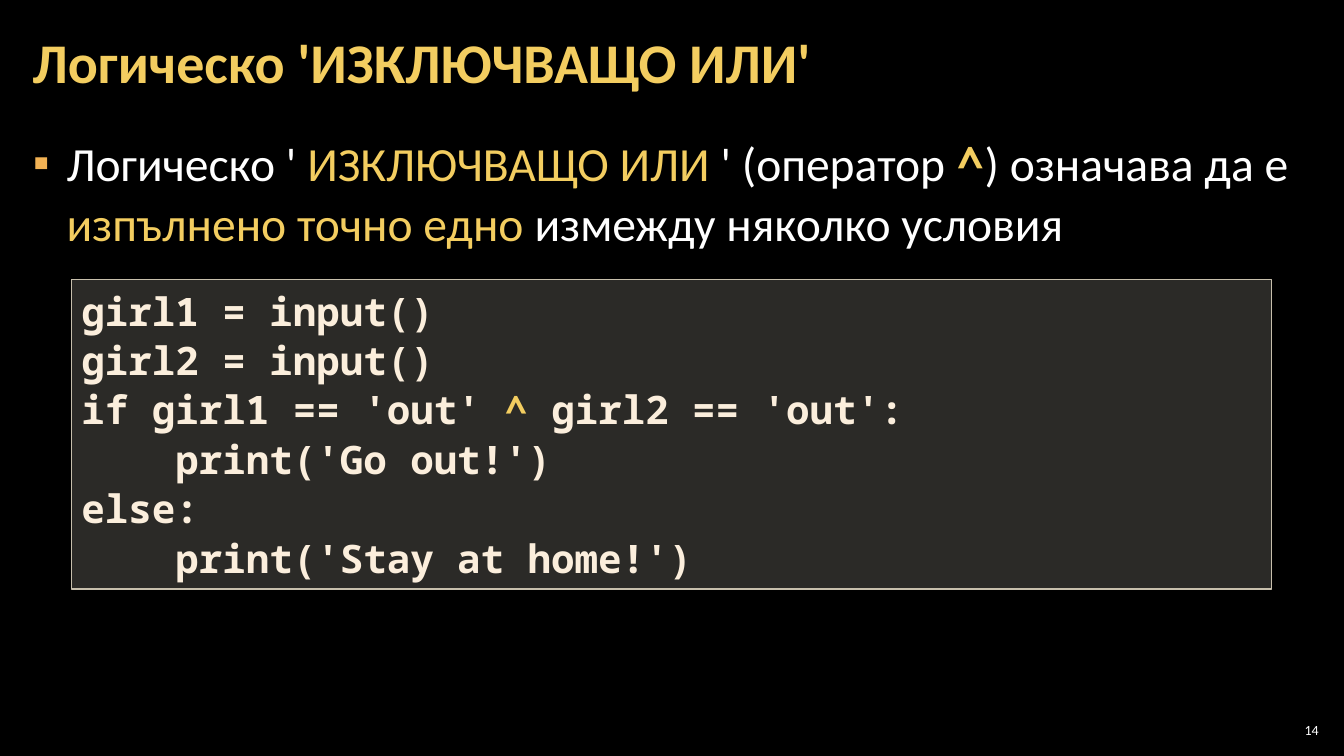
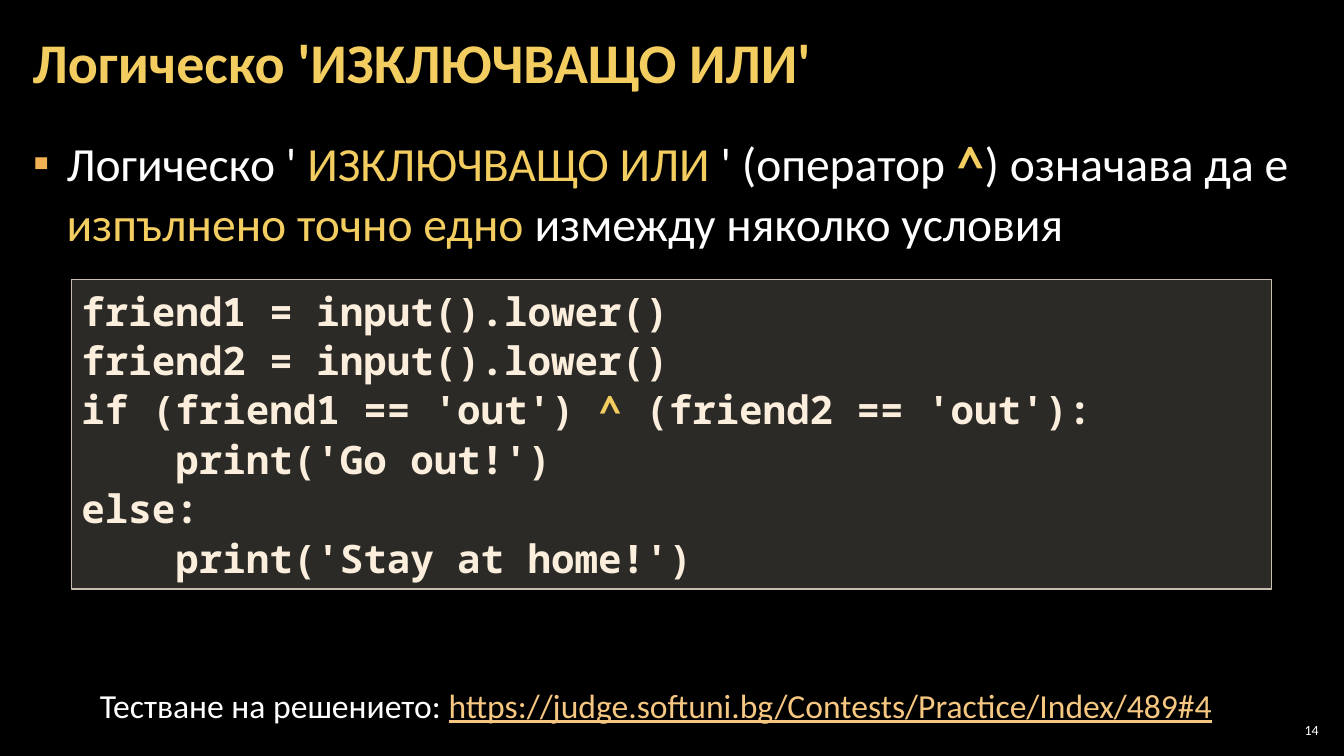
Before and after one commit to Software-University/Python-Basics, a slide deck: slide 14 of 4. Complex-Conditions/4. Complex-Conditions.pptx. Drawn at 1344x756 pixels with LibreOffice and Linux fonts; fonts in the diff are those of the drawing; background and template pictures are left out. Boxes give left, top, right and bottom in pixels: in the first picture for what was removed or moved away, otherwise in the second. Text is boxed around its words. In the diff, an @@ line names an element or a change of style, - is before the commit and + after.

```diff
--- a/4. Complex-Conditions/4. Complex-Conditions.pptx
+++ b/4. Complex-Conditions/4. Complex-Conditions.pptx
@@ text in rectangle at (x1=81, y1=295, x2=1091, y2=431): text changed @@
-girl1 = input()
-girl2 = input()
-if girl1 == 'out' ^ girl2 == 'out':
+friend1 = input().lower()
+friend2 = input().lower()
+if (friend1 == 'out') ^ (friend2 == 'out'):
@@ text added at (x1=100, y1=694, x2=1212, y2=724), 24 pt, text #F6C781, underline @@
+Тестване на решението: https://judge.softuni.bg/Contests/Practice/Index/489#4
```
Also in this commit, not shown: 9 other slides changed, 10 other files.
